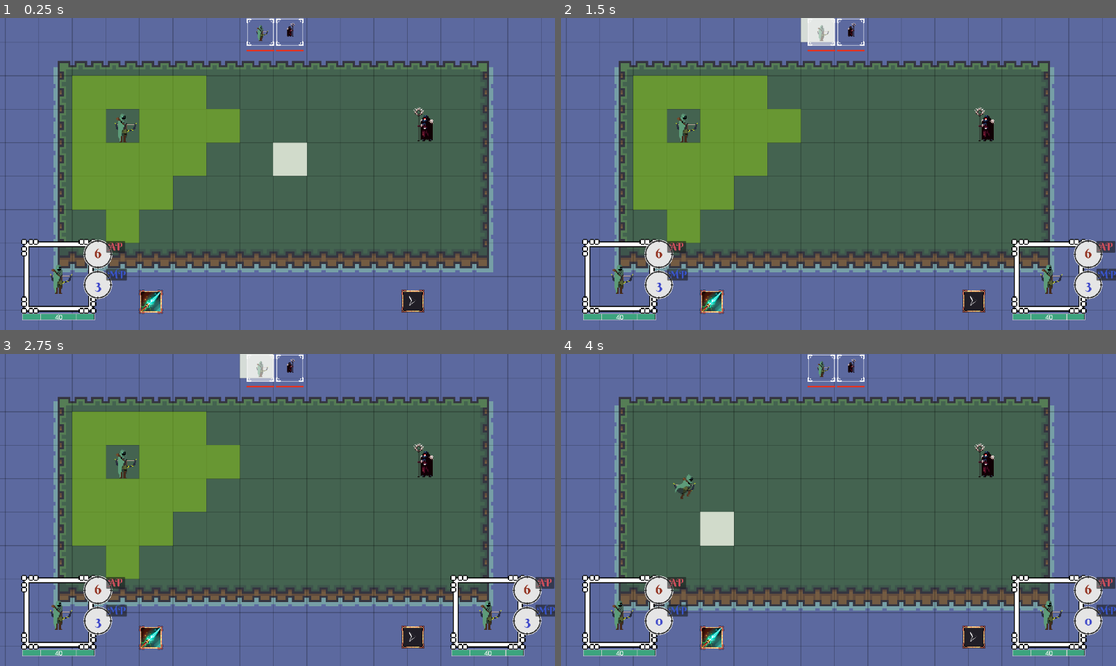
Above: before the commit, frames 1-4 (two rows, left to right).
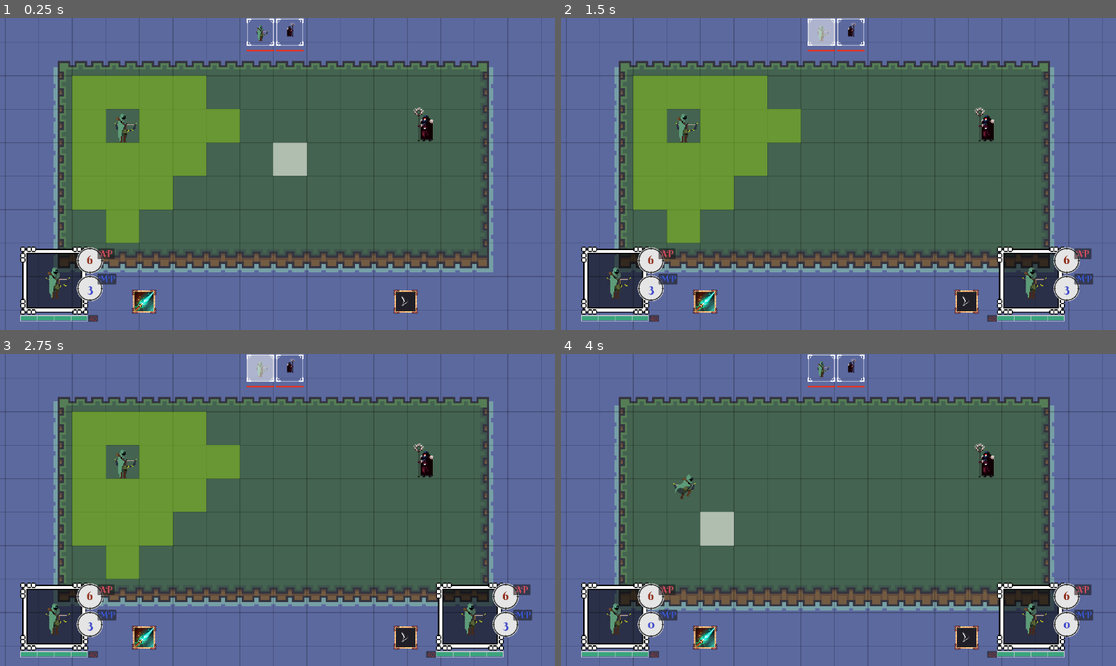
Above: after the commit, the same moments.

Repository: Xeronax/laughing-arrow
Game: Godot game, scene res://Main.tscn
Same seed, same stepped clock (60 frames per second), same inputs: the game is played once before the commit and once after it.
Inputs (mouse positions are in pixels of both pictures, inside the frame that each line leads up to):
- Up to frame 1 (0.25 s): no input
- Up to frame 2 (1.5 s): click (821, 33) at 0.52 s; click (821, 33) at 1.27 s
- Up to frame 3 (2.75 s): click (260, 369) at 2.02 s
- Up to frame 4 (4 s): move the mouse to (960, 494) at 2.77 s; click (960, 494) at 2.92 s; tap Enter at 3.5 s; move the mouse to (727, 525) at 3.52 s; click (727, 525) at 3.67 s

The runs differ from the first frame. In frame 1, 5.0% of the frame differs, in the area x 3-77%, y 40-98%; in frame 2, 9.2%; in frame 3, 9.2%; in frame 4, 9.4%, in the area x 3-100%, y 50-98%.

Commit message:
ai and ui

Diff:
--- a/Main.tscn
+++ b/Main.tscn
@@ -461,7 +461,7 @@
 26:4/0 = 0
 8:5/0 = 0
 9:5/0 = 0
-9:5/0/modulate = Color(1, 1, 1, 0.85098)
+9:5/0/modulate = Color(1, 1, 1, 0.647059)
 10:5/0 = 0
 11:5/0 = 0
 12:5/0 = 0
@@ -557,10 +557,10 @@
 anchor_top = 1.0
 anchor_right = 0.5
 anchor_bottom = 1.0
-offset_left = -287.0
-offset_top = -83.34
-offset_right = 211.0
-offset_bottom = -33.34
+offset_left = -302.0
+offset_top = -84.0
+offset_right = 196.0
+offset_bottom = -34.0
 grow_horizontal = 2
 grow_vertical = 0
 
@@ -570,34 +570,31 @@
 player = NodePath("../../../Player")
 
 [node name="CharacterFrame" parent="UI" node_paths=PackedStringArray("target") instance=ExtResource("4_ebvww")]
-anchors_preset = 7
-anchor_left = 0.5
+anchors_preset = 2
 anchor_top = 1.0
-anchor_right = 0.5
 anchor_bottom = 1.0
-offset_left = -532.0
-offset_top = -189.0
-offset_right = -183.0
-offset_bottom = 114.0
-grow_horizontal = 2
+offset_left = 42.0
+offset_top = -173.0
+offset_right = 391.0
+offset_bottom = 130.0
 grow_vertical = 0
-scale = Vector2(0.55, 0.55)
+scale = Vector2(0.5, 0.5)
 target = NodePath("../../Player")
 current_controller = true
 
 [node name="CharacterFrame2" parent="UI" instance=ExtResource("4_ebvww")]
-anchors_preset = 7
-anchor_left = 0.5
+anchors_preset = 3
+anchor_left = 1.0
 anchor_top = 1.0
-anchor_right = 0.5
+anchor_right = 1.0
 anchor_bottom = 1.0
-offset_left = 359.0
-offset_top = -189.0
-offset_right = 708.0
-offset_bottom = 114.0
-grow_horizontal = 2
+offset_left = -247.0
+offset_top = -173.0
+offset_right = 102.0
+offset_bottom = 130.0
+grow_horizontal = 0
 grow_vertical = 0
-scale = Vector2(0.55, 0.55)
+scale = Vector2(0.5, 0.5)
 
 [node name="EndTurnButton" parent="UI" node_paths=PackedStringArray("target") instance=ExtResource("5_rhj0d")]
 anchors_preset = 7
@@ -605,10 +602,10 @@
 anchor_top = 1.0
 anchor_right = 0.5
 anchor_bottom = 1.0
-offset_left = 254.0
+offset_left = 239.0
 offset_top = -84.0
-offset_right = 308.0
-offset_bottom = -36.0
+offset_right = 293.0
+offset_bottom = -34.0
 grow_horizontal = 2
 grow_vertical = 0
 target = NodePath("../../Player")
--- a/characters/battle_character.gd
+++ b/characters/battle_character.gd
@@ -29,6 +29,7 @@
 var spell_cells: Array[Vector2i] = [] ## If the player is in targeting mode, this array will be populated.
 
 func _ready() -> void:
+	input_pickable = true
 	if not ai_component:
 		Global.current_controller = self
 	for spell: Spell in spellbook:
@@ -113,7 +114,11 @@
 	var map_grid: TileMapLayer = Global.map
 	movement_cells.clear()
 	movement_cells = Global.get_range(grid_position, stats.mp).filter(func(cell):
-		return not Global.pathfinding_map.is_point_solid(cell))
+		if Global.pathfinding_map.is_point_solid(cell):
+			return false
+		if Global.pathfinding_map.get_point_path(grid_position, cell).size() - 1 > stats.mp:
+			return false
+		return true)
 
 func highlight_movement_range() -> void:
 	update_movement_range()
@@ -123,3 +128,6 @@
 func highlight_spell_range() -> void:
 	for cell in spell_cells:
 		Global.highlight_cell(cell, Global.ORANGE)
+
+func _mouse_enter() -> void:
+	print("Entered!")
--- a/global.gd
+++ b/global.gd
@@ -42,6 +42,12 @@
 
 	var combatants: Array[BattleCharacter] = [current_scene.player, current_scene.dummy]
 	current_scene.battle_manager.start_battle(combatants)
+
+func set_ui_children(node: Control):
+	node.mouse_entered.connect(func (): mouse_on_ui = true)
+	node.mouse_exited.connect(func (): mouse_on_ui = false)
+	for child in node.get_children():
+		set_ui_children(child)
 
 func grid_to_global_position(cell: Vector2) -> Vector2:
 	return current_scene.to_global(map.map_to_local(cell))
@@ -94,3 +100,6 @@
 		for neighbor in map.get_surrounding_cells(current_cell):
 			queue.push_back(neighbor)
 	return cells_in_range
+
+func get_dist(from: Vector2i, to: Vector2i) -> int:
+	return pathfinding_map.get_point_path(from, to).size()
--- a/layer_holder.gd
+++ b/layer_holder.gd
@@ -29,8 +29,6 @@
 		draw_line(starting_point, ending_point, grid_color, grid_width)
 
 func _process(_delta: float) -> void:
-	if Global.mouse_on_ui:
-		return
 	_current_controller_highlighting()
 
 func _current_controller_highlighting() -> void:
@@ -44,7 +42,8 @@
 	if current_controller.state == BattleCharacter.States.TARGETING:
 		current_controller.highlight_spell_range()
 	hovered_tile = cell_currently_hovered
-	Global.highlight_cell(hovered_tile, Global.WHITE)
+	if not Global.mouse_on_ui:
+		Global.highlight_cell(hovered_tile, Global.WHITE)
 
 func _unhandled_input(event: InputEvent) -> void:
 	if event is not InputEventMouseButton:
--- a/ui/character_frame/CharacterFrame.tscn
+++ b/ui/character_frame/CharacterFrame.tscn
@@ -11,6 +11,13 @@
 [sub_resource type="AtlasTexture" id="AtlasTexture_6lcgl"]
 atlas = ExtResource("2_y2lut")
 region = Rect2(0, 0, 64, 64)
+
+[sub_resource type="Gradient" id="Gradient_n7c71"]
+offsets = PackedFloat32Array(0.993506, 1)
+
+[sub_resource type="GradientTexture1D" id="GradientTexture1D_dnmvb"]
+gradient = SubResource("Gradient_n7c71")
+width = 128
 
 [sub_resource type="LabelSettings" id="LabelSettings_xsqjc"]
 font = ExtResource("3_xpfbi")
@@ -33,11 +40,13 @@
 font_color = Color(0.222677, 0.334882, 0.795021, 1)
 
 [sub_resource type="SystemFont" id="SystemFont_epx7a"]
+font_weight = 650
 subpixel_positioning = 0
 
 [sub_resource type="LabelSettings" id="LabelSettings_1dpq8"]
 font = SubResource("SystemFont_epx7a")
-font_size = 24
+font_size = 28
+font_color = Color(0.85098, 0.223529, 0.172549, 0.482353)
 
 [node name="CharacterFrame" type="Control"]
 layout_mode = 3
@@ -54,12 +63,21 @@
 expand_mode = 1
 stretch_mode = 5
 
-[node name="TextureRect" type="TextureRect" parent="Portrait"]
+[node name="Background" type="TextureRect" parent="Portrait"]
+modulate = Color(1, 1, 1, 0.545098)
 layout_mode = 0
-offset_left = 44.0
-offset_top = 41.0
-offset_right = 234.0
-offset_bottom = 248.0
+offset_left = 28.0
+offset_top = 31.0
+offset_right = 260.0
+offset_bottom = 255.0
+texture = SubResource("GradientTexture1D_dnmvb")
+
+[node name="Self" type="TextureRect" parent="Portrait"]
+layout_mode = 0
+offset_left = 28.0
+offset_top = 29.0
+offset_right = 256.0
+offset_bottom = 255.0
 stretch_mode = 5
 
 [node name="APFrame" type="TextureRect" parent="."]
@@ -139,20 +157,27 @@
 
 [node name="HealthBar" type="TextureProgressBar" parent="."]
 layout_mode = 0
-offset_left = 4.25
-offset_top = 282.0
-offset_right = 279.25
-offset_bottom = 309.0
+offset_top = 285.0
+offset_right = 275.0
+offset_bottom = 312.0
+scale = Vector2(1.025, 1.025)
 texture_under = ExtResource("5_sbi27")
 texture_over = ExtResource("6_ewnwg")
 texture_progress = ExtResource("7_roegc")
 
+[node name="Panel" type="Panel" parent="HealthBar"]
+layout_mode = 0
+offset_left = 275.122
+offset_top = -0.975616
+offset_right = 315.122
+offset_bottom = 26.0244
+
 [node name="HealthText" type="Label" parent="HealthBar"]
 layout_mode = 0
-offset_left = 118.0
-offset_top = -4.0
-offset_right = 158.0
-offset_bottom = 19.0
+offset_left = 275.122
+offset_top = -5.85365
+offset_right = 315.122
+offset_bottom = 28.1463
 label_settings = SubResource("LabelSettings_1dpq8")
 horizontal_alignment = 1
 vertical_alignment = 1
--- a/ui/character_frame/character_frame.gd
+++ b/ui/character_frame/character_frame.gd
@@ -1,9 +1,10 @@
 extends Control
 
-@onready var portrait: TextureRect = $Portrait/TextureRect
+@onready var portrait: TextureRect = $Portrait/Self
 @onready var ap_label: Label = $APFrame/APLabel
 @onready var mp_label: Label = $MPFrame/MPLabel
 @onready var health_bar: TextureProgressBar = $HealthBar
+@onready var hp_panel: Panel = $HealthBar/Panel
 @onready var hp_label: Label = $HealthBar/HealthText
 
 @export var target: BattleCharacter
@@ -21,6 +22,8 @@
 	mouse_entered.connect(func (): Global.mouse_on_ui = true)
 	mouse_exited.connect(func (): Global.mouse_on_ui = false)
 	if not current_controller:
+		hp_label.position.x = -40
+		hp_panel.position.x = -40
 		set_visible(false)
 		await(get_tree().create_timer(1).timeout)
 		for c: BattleCharacter in Global.battle_manager.characters:
--- a/ui/turn_order/turn_list.gd
+++ b/ui/turn_order/turn_list.gd
@@ -6,9 +6,8 @@
 
 # Called when the node enters the scene tree for the first time.
 func _ready() -> void:
-	mouse_entered.connect(func (): Global.mouse_on_ui = true)
-	mouse_exited.connect(func (): Global.mouse_on_ui = false)
 	_battle_manager.participants_populated.connect(_create_list)
+	Global.set_ui_children(self)
 
 func _get_box(character: BattleCharacter) -> Variant:
 	var boxes = get_children()
@@ -22,10 +21,10 @@
 		_create_character_box(character)
 
 func _create_character_box(character: BattleCharacter) -> void:
-	print('Adding character ', character)
 	var instance = _character_box.instantiate()
 	add_child(instance)
 	instance.character_icon.texture = character.sprite_component.portrait
 	instance.character = character
 	character.stats.hp_changed.connect(instance.update_hp_bar)
 	instance.update_hp_bar()
+	Global.set_ui_children(instance)
--- a/utils/components/ai_controller_component.gd
+++ b/utils/components/ai_controller_component.gd
@@ -1,36 +1,61 @@
 class_name AIComponent extends Component
 ## Class for non player controlled units and their behavior
+##
+## This class is a mess
 
+## Character along with how much the ai is inclined to attack them
 class Threat:
 	var entity: BattleCharacter
 	var threat_share: int
 	var spells_reachable: Dictionary
 
+## Action the ai can take, most not implemented yet
 class Action:
+	var component: AIComponent
 	var method: Callable
 	var required_location: Vector2i
-	var score: float
-	func _init(m: Callable, loc: Vector2i) -> void:
+	var ap_cost: int = 0
+	var mp_cost: int = 0
+	var weight: float
+	var _next: Action = null
+	func _init(ai_component: AIComponent, m: Callable) -> void:
 		method = m
-		required_location = loc
+		component = ai_component
+	func run() -> void:
+		print("Running action: ", method.get_method())
+		print("Next: ", _next)
+		method.call()
+		await(component.move_ready)
+		next()
+	func next() -> void:
+		if not _next:
+			component.done.emit()
+			return
+		_next.run()
+	func add(a: Action) -> void:
+		if not _next:
+			_next = a
+			return
+		_next.add(a)
 
 signal move_ready ## Signals that the next action in the unit's queue is ready
+signal done ## Signals that all actions are finished
 signal setup_done
 
 var _enabled: bool = true
 var _spellbook = null
 var character: BattleCharacter = null
-var threats: Array[Threat] = []
+var threats: Array[Threat] = [] ## Aggro table
 var queue: Array[Action] = []
 var possible_actions: Array[Action] = []
 
 ## Abstract function that holds the actual behavior for the unit
 func turn_behavior() -> void:
 	character.update_movement_range()
-	print("Updating spell cells")
-	_update_spell_cast_cells()
-	var ac = possible_actions[0]
-	ac.method.call()
+	_update_actions()
+	possible_actions[0].run()
+	await(done)
+	character.end_turn()
 	possible_actions.clear()
 
 ## Stops turn behavior from triggering
@@ -61,9 +86,6 @@
 	await(Global.battle_manager.participants_populated)
 	_setup(target_node)
 
-func get_target_cells(spell: Spell) -> Array[Vector2i]:
-	return []
-
 func create_threat(c: BattleCharacter) -> void:
 	var t: Threat = Threat.new()
 	t.entity = c
@@ -72,21 +94,36 @@
 		threat.threat_share = roundi(100 / threats.size())
 
 ## Find the intersect between spell ranges (from targets) and movement cells
-func _update_spell_cast_cells() -> void:
+func _update_actions() -> void:
+	possible_actions.clear()
 	for threat in threats:
 		for spell: Spell in _spellbook:
 			var spell_cells_from_target: Array[Vector2i] = spell.get_range_from_target(threat.entity)
 			var intersect: Array[Vector2i] = spell_cells_from_target.filter(func(cell):
 				return character.movement_cells.has(cell) or cell == character.grid_position)
+			# If spell isnt in range, add an action to move closer to within range
 			if intersect.is_empty():
+				var min: Vector2 = spell_cells_from_target[0]
+				for cell in spell_cells_from_target:
+					min = cell if Global.path_to_cell(character.grid_position, cell).size() < Global.path_to_cell(character.grid_position, min).size() else min
+				var closest = Global.path_to_cell(character.grid_position, min).reduce(func(max, vec):
+					return vec if (vec in character.movement_cells and Global.get_dist(character.grid_position, vec) > Global.get_dist(character.grid_position, max)) else max)
+				print("Moving to ", closest)
+				var m: Callable = func():
+					character.move(closest)
+					move_ready.emit()
+				possible_actions.append(Action.new(self, m))
 				continue
+			# If the spell is in range, add an action to move to the spot where it can be cast, and then cast
 			for cell in intersect:
-				var m: Callable = func():
+				var move: Callable = func():
 					character.move(cell)
-					await(move_ready)
+					move_ready.emit()
+				var cast: Callable = func():
 					spell.targeted_cells = [threat.entity.grid_position]
 					spell.targeted_characters = spell.get_characters_in_targeted_area(spell.targeted_cells)
 					spell.cast()
-					await(move_ready)
-					character.end_turn()
-				possible_actions.append(Action.new(m, cell))
+					move_ready.emit()
+				var a: Action = Action.new(self, move)
+				a.add(Action.new(self, cast))
+				possible_actions.append(a)
--- a/utils/damage_event.gd
+++ b/utils/damage_event.gd
@@ -13,7 +13,6 @@
 	modifiers = spell.get_children()
 	final_damage = calc_damage.call()
 	targets = spell.targeted_characters.duplicate()
-	print("Got ", targets)
 
 ## If a custom damage calculation function isn't provided, this function will be used by default.
 var _default_damage_calculation: Callable = func():
Not shown: 1 places in ui/character_frame/CharacterFrame.tscn that only renumber resources
Not shown, changed: .gitignore
